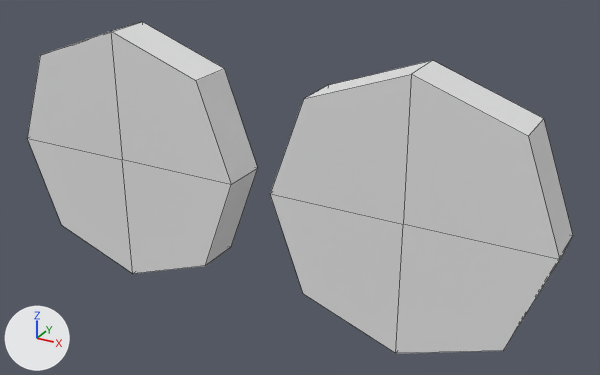
An edit to the OBJ model assets/models/microwave/button_holders.obj, drawn before and after from the same camera.
Camera for both pictures: a 50 mm camera at (-1.052, 0.297, 1.073) aimed at (-1.415, 0.956, 0.743). Arrows for +X, +Y and +Z are at lower left; the lights stay in place. The older version comes first. Mesh edges are drawn as thin lines. Where no turn or scale is listed for an object, it has been applied to the vertices.
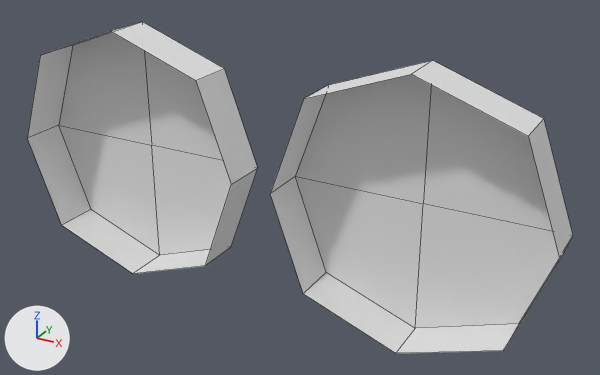
The change in detail:
me_plane_002 is used by ob_plane_002; location (0.0, 0.0, 0.0).
Verts and faces of me_plane_002; kept vertices keep their numbers, new ones are numbered from 18.
Before the commit, vertices of me_plane_002: 9 (-1.505, 0.917, 0.849) at pixel (195, 80), 10 (-1.505, 0.917, 0.65) at pixel (205, 265), 11 (-1.704, 0.917, 0.849) at pixel (40, 55), 12 (-1.704, 0.917, 0.65) at pixel (61, 225), 13 (-1.605, 0.917, 0.885) at pixel (110, 31).
Before the commit, vertices of me_plane_002: 14 (-1.469, 0.917, 0.75) at pixel (231, 184), 15 (-1.605, 0.917, 0.614) at pixel (132, 273), 16 (-1.741, 0.917, 0.75) at pixel (27, 138), 17 (-1.605, 0.917, 0.75) at pixel (122, 159).
me_plane_002 had 18 vertices, 16 faces and spanned x -1.741..-1.469, y 0.917..0.965, z 0.614..0.885.
me_plane_002 now has 34 vertices, 24 faces and spans x -1.741..-1.154, y 0.917..0.965, z 0.614..0.885.
me_plane_002 part 1: a new loose piece of 17 vertices spanning x -1.426..-1.154, y 0.917..0.965, z 0.614..0.885.
Part 2, on me_plane_002:
Vertices deleted: 17 (with the faces that use them).
Object 'Plane.003' (ob_plane_003) is deleted.

Pixel boxes [x1, y1, x2, y2] of what changed, in the pictures (600 x 375 px):
'Plane.002', reshaped (136% wider, 32% taller)
    before: [27, 22, 258, 273]
    after: [27, 22, 573, 353]
'Plane.003', deleted
    before: [270, 60, 573, 353]
part 1 of me_plane_002, added
    after: [270, 60, 573, 353]
part 2 of me_plane_002, deleted
    before: [27, 31, 231, 273]
